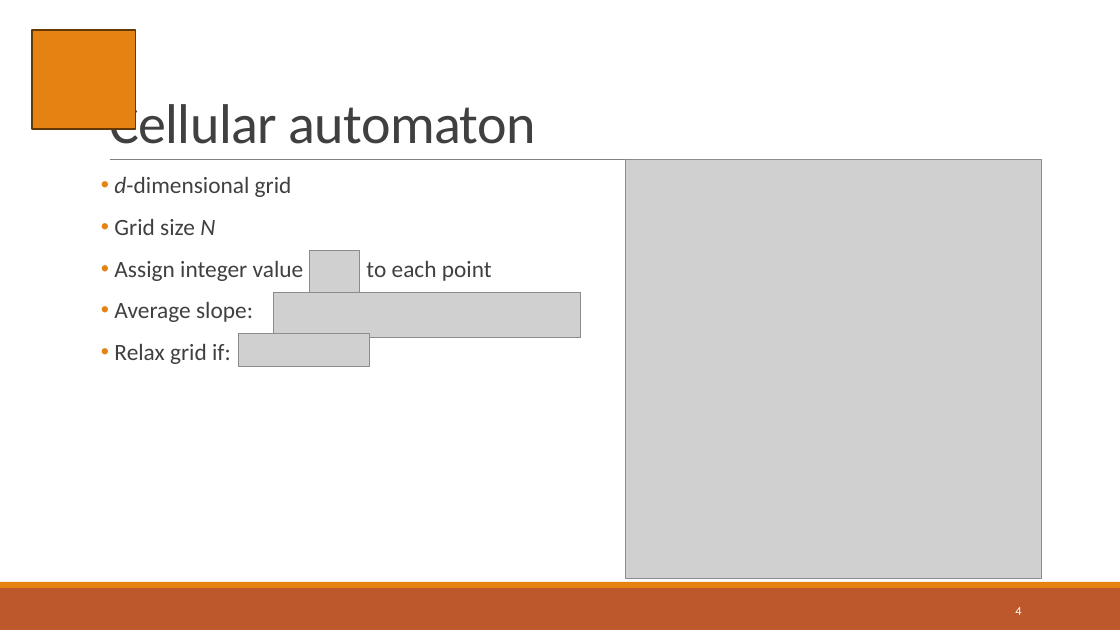
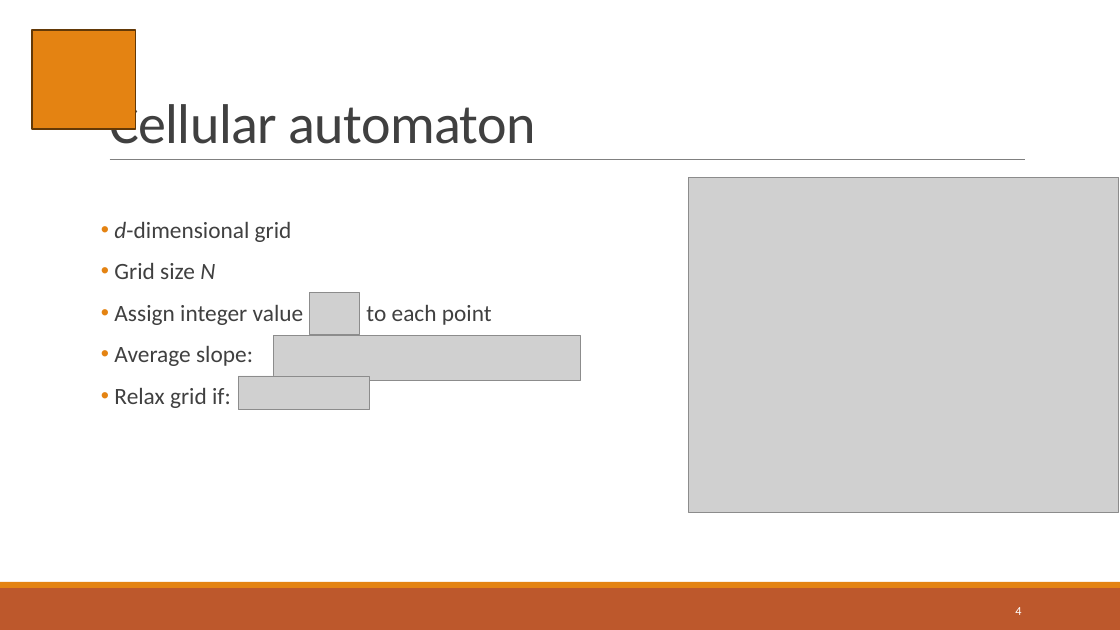
Before and after one commit to mallereusement/CP_sandpile, a slide deck: slide 4 of presentation/sandpile_presentation.pptx. Drawn at 1120x630 pixels with LibreOffice and Linux fonts; fonts in the diff are those of the drawing; grey boxes stand for pictures. Boxes give left, top, right and bottom in pixels: in the first picture for what was removed or moved away, otherwise in the second. Text is boxed around its words. In the diff, an @@ line names an element or a change of style, - is before the commit and + after.

```diff
--- a/presentation/sandpile_presentation.pptx
+++ b/presentation/sandpile_presentation.pptx
@@ text "d-dimensional grid" moved from (x1=114, y1=177, x2=492, y2=364) to (x1=114, y1=222, x2=492, y2=408) @@
@@ picture resized from (x1=626, y1=160, x2=1041, y2=579) to (x1=689, y1=177, x2=1119, y2=513) @@
@@ picture moved from (x1=309, y1=250, x2=360, y2=292) to (x1=309, y1=293, x2=360, y2=335) @@
@@ picture moved from (x1=273, y1=293, x2=581, y2=338) to (x1=273, y1=335, x2=581, y2=380) @@
@@ picture moved from (x1=239, y1=334, x2=370, y2=367) to (x1=239, y1=376, x2=370, y2=410) @@
```
Also in this commit, not shown: 6 other slides changed, 1 slide added, 1 slide removed, 23 other files.
